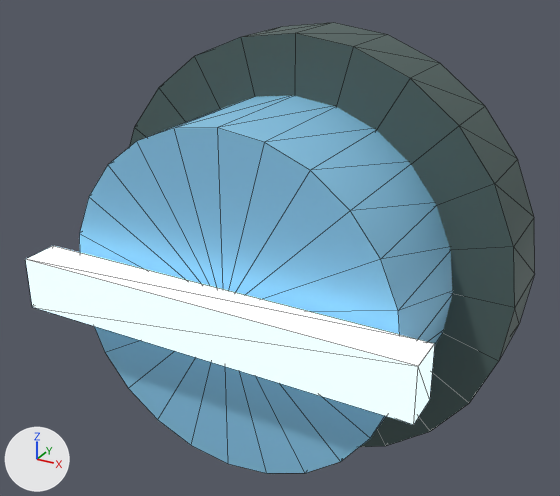
The glTF model assets/models/robots/ro1/lidar_standard.glb, before and after one commit.
Camera for both pictures: a camera (50 mm lens) standing at (0.165, -0.335, 0.161) and looking at (0.001, -0.036, 0.012). Arrows for +X, +Y and +Z are at lower left; the lights stay in place. The picture after the commit comes second. Mesh edges are drawn as thin lines.

The first picture shows 'base', 'scan_bar', 'scanner'.
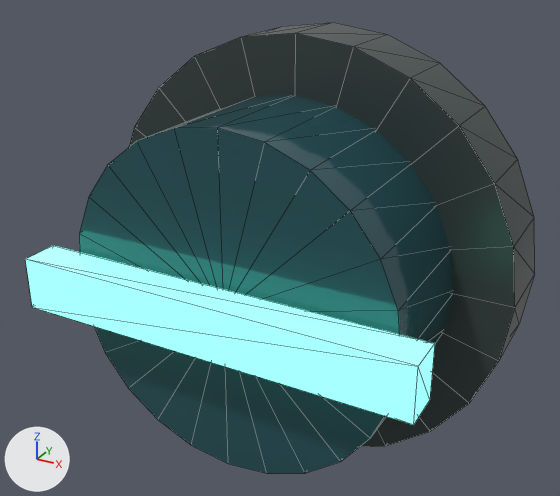
Where the change shows, as pixel boxes (x1, y1, x2, y2) in the pictures (560 x 496 px):
'scanner', recoloured (blue to dark cyan): (79, 96, 452, 474) in both
'base', recoloured (greyish cyan to dark grey): (129, 31, 517, 447) in both
'scan_bar', recoloured: (26, 246, 435, 425) in both

The change, as a diff of the scene's bpy script:
```diff
--- a/assets/models/robots/ro1/lidar_standard.glb.py
+++ b/assets/models/robots/ro1/lidar_standard.glb.py
@@ mat_ro1_lidar_glass @@
+mat_ro1_lidar_glass = principled_material('ro1_lidar_glass')
+mat_ro1_lidar_glass.base_color = (0.025, 0.1, 0.12)  # dark cyan #2c5961
+mat_ro1_lidar_glass.metallic = 0.25
+mat_ro1_lidar_glass.roughness = 0.08
@@ mat_ro1_lidar_mint @@
+mat_ro1_lidar_mint = principled_material('ro1_lidar_mint')
+mat_ro1_lidar_mint.base_color = (0.26, 0.9, 0.73)  # cyan #8bf3de
+mat_ro1_lidar_mint.roughness = 0.2
+mat_ro1_lidar_mint.emission_color = (0.182, 1.0, 0.691)  # green #76ffd9
+mat_ro1_lidar_mint.emission_strength = 1.32
@@ mat_ro1_lidar_graphite @@
+mat_ro1_lidar_graphite = principled_material('ro1_lidar_graphite')
+mat_ro1_lidar_graphite.base_color = (0.035, 0.052, 0.05)  # dark grey #35403f
+mat_ro1_lidar_graphite.roughness = 0.3
@@ me_base @@
 me_base.from_pydata(...)  # 50 vertices, 96 faces; spans x -0.11..0.11, y -0.02..0.02, z -0.11..0.11
-me_base.materials.append(mat_base_material)  # greyish cyan #556765
+me_base.materials.append(mat_ro1_lidar_graphite)  # dark grey #35403f
@@ me_scanner @@
 me_scanner.from_pydata(...)  # 50 vertices, 96 faces; spans x -0.082..0.082, y -0.035..0.035, z -0.082..0.082
-me_scanner.materials.append(mat_scanner_material)  # blue #93d4f5
+me_scanner.materials.append(mat_ro1_lidar_glass)  # dark cyan #2c5961
@@ me_scan_bar @@
 me_scan_bar.from_pydata(...)  # 8 vertices, 12 faces; spans x -0.095..0.095, y -0.009..0.009, z -0.013..0.013
-me_scan_bar.materials.append(mat_scan_bar_material)  # blue #d5f0ff, glowing blue #c3dcea
+me_scan_bar.materials.append(mat_ro1_lidar_mint)  # cyan #8bf3de, glowing green #76ffd9
```
